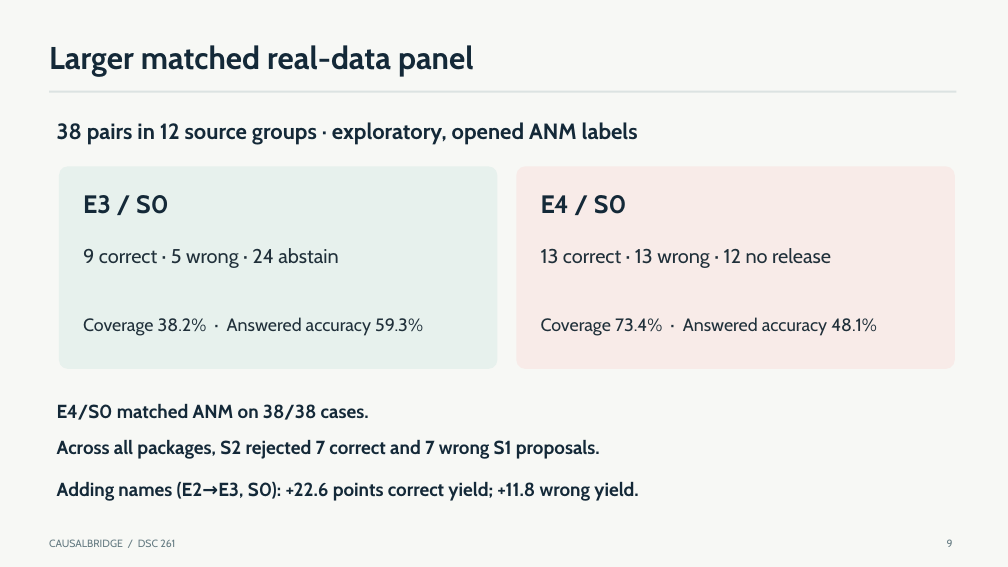
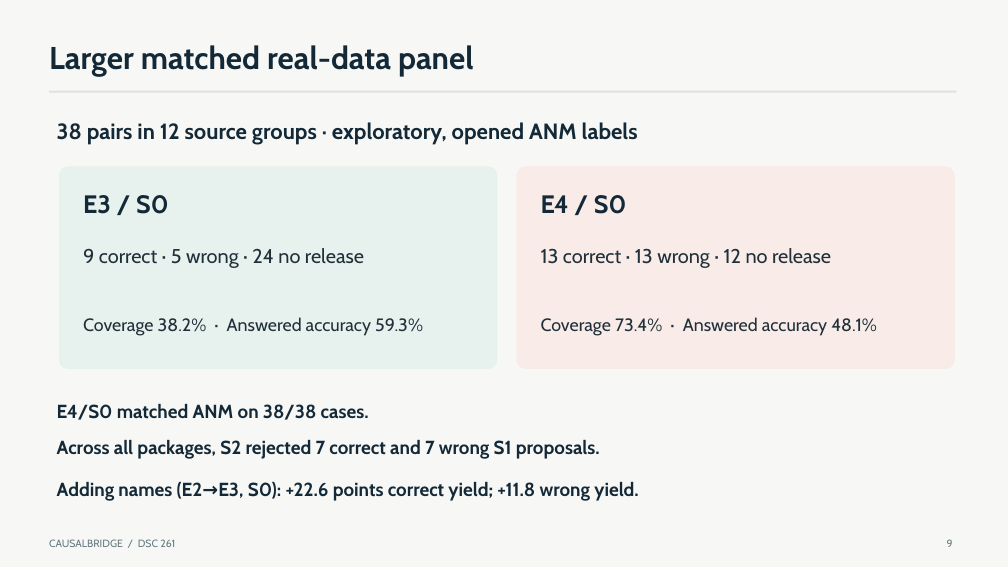
Before and after one commit to mvaishak/CausalBridge, a slide deck: slide 9 of presentation/CausalBridge-final.pptx. Drawn at 1008x567 pixels with LibreOffice and Linux fonts; fonts in the diff are those of the drawing. Boxes give left, top, right and bottom in pixels: in the first picture for what was removed or moved away, otherwise in the second. Text is boxed around its words. In the diff, an @@ line names an element or a change of style, - is before the commit and + after.

```diff
--- a/presentation/CausalBridge-final.pptx
+++ b/presentation/CausalBridge-final.pptx
@@ text at (x1=83, y1=248, x2=364, y2=268): text changed @@
-9 correct · 5 wrong · 24 abstain
+9 correct · 5 wrong · 24 no release
```
Also in this commit, not shown: 17 other files.
